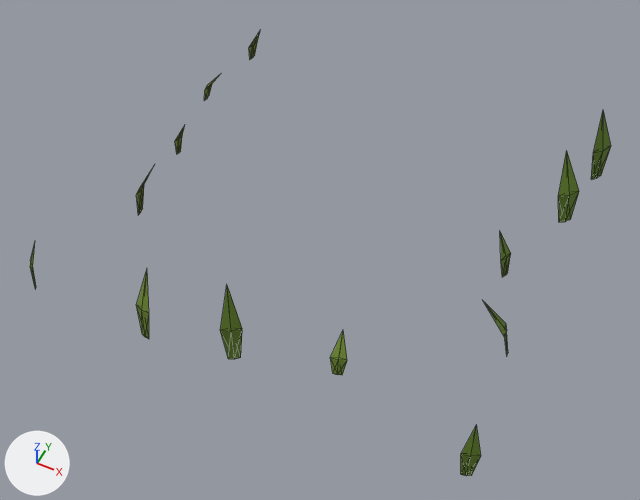
The glTF model assets/custom/models/tile_decorations/tile_grass_end_01.glb as it was, and as the next commit left it.
Camera for both pictures: a camera (50 mm lens) standing at (0.592, -1.3, 1.46) and looking at (0.003, -0.124, -0.011). The lights are fixed; the arrows at lower left show +X, +Y and +Z. The older version comes first. Mesh edges are drawn as thin lines. Vertices at exactly the same position are counted once.

The older version as bpy lines, for what is in view:
```python
me_tile_grass_end_01_mesh = bpy.data.meshes.new('tile_grass_end_01_mesh')
me_tile_grass_end_01_mesh.from_pydata(...)  # 117 vertices, 182 faces; spans x -0.5..0.5, y -0.5..0.443, z -0.006..0.175
me_tile_grass_end_01_mesh.materials.append(mat_tiledetails_grass)  # picture img_grass_palette
ob_tile_grass_end_01 = bpy.data.objects.new('tile_grass_end_01', me_tile_grass_end_01_mesh)
ob_tile_grass_end_01.location = (0.0, 0.0, 0.0)
```
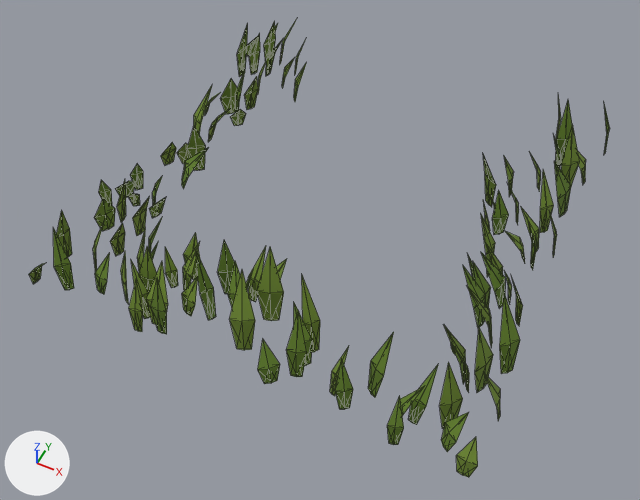
Boxes [x1, y1, x2, y2] around the edits, measured in the pictures (640 x 500 px; the box of a moved part takes in the faces that stretch with it):
'tile_grass_end_01', reshaped: before [30, 30, 611, 476]; after [29, 19, 610, 477]
part 1 of me_tile_grass_end_01_mesh, moved or reshaped: before [330, 331, 347, 375]; after [387, 396, 404, 445]
part 2 of me_tile_grass_end_01_mesh, moved or reshaped: before [136, 164, 155, 215]; after [131, 260, 150, 319]
part 3 of me_tile_grass_end_01_mesh, moved or reshaped: before [136, 270, 149, 339]; after [137, 227, 146, 272]
part 4 of me_tile_grass_end_01_mesh, moved or reshaped: before [500, 232, 511, 277]; after [229, 271, 255, 350]
part 5 of me_tile_grass_end_01_mesh, moved or reshaped: before [30, 243, 36, 289]; after [441, 412, 469, 452]
part 6 of me_tile_grass_end_01_mesh, moved or reshaped: before [483, 301, 508, 355]; after [302, 276, 320, 352]
part 7 of me_tile_grass_end_01_mesh, moved or reshaped: before [220, 285, 242, 359]; after [368, 332, 394, 397]
part 8 of me_tile_grass_end_01_mesh, moved or reshaped: before [175, 125, 185, 154]; after [53, 227, 74, 290]
part 9 of me_tile_grass_end_01_mesh, moved or reshaped: before [558, 150, 579, 222]; after [335, 358, 353, 409]
part 10 of me_tile_grass_end_01_mesh, added: after [508, 184, 519, 224]
part 11 of me_tile_grass_end_01_mesh, moved or reshaped: before [591, 110, 611, 179]; after [467, 252, 476, 282]
part 12 of me_tile_grass_end_01_mesh, moved or reshaped: before [249, 30, 261, 59]; after [504, 156, 514, 196]
part 13 of me_tile_grass_end_01_mesh, moved or reshaped: before [461, 424, 481, 476]; after [556, 94, 561, 140]
part 14 of me_tile_grass_end_01_mesh, deleted: before [204, 74, 220, 101]
part 15 of me_tile_grass_end_01_mesh, added: after [29, 19, 349, 396]
part 16 of me_tile_grass_end_01_mesh, added: after [400, 100, 610, 477]

The change, as a list of edits to the scene's bpy script:
```text
Change me_tile_grass_end_01_mesh:
    remove me_tile_grass_end_01_mesh.from_pydata(...)  # 117 vertices, 182 faces; spans x -0.5..0.5, y -0.5..0.443, z -0.006..0.175
    add me_tile_grass_end_01_mesh.from_pydata(...)  # 954 vertices, 1484 faces; spans x -0.5..0.5, y -0.5..0.487, z -0.006..0.175
    me_tile_grass_end_01_mesh part 1: the loose piece of 9 vertices spanning x 0.164..0.196, y -0.408..-0.358, z -0.006..0.077 is scaled about its middle by (0.908, 0.853, 1.21), then moved by (0.16, -0.096, 0.009)
    me_tile_grass_end_01_mesh part 2: the loose piece of 9 vertices spanning x -0.419..-0.353, y -0.225..-0.187, z -0.006..0.166 is multiplied about its middle by the matrix ((-0.537, -0.538, -0.015), (0.537, -0.537, 0.012), (-0.019, -0.002, 0.76)), then moved by (0.138, -0.232, -0.021)
    me_tile_grass_end_01_mesh part 3: the loose piece of 9 vertices spanning x -0.222..-0.187, y -0.5..-0.459, z -0.006..0.173 is multiplied about its middle by the matrix ((0.887, 0.389, -0.011), (-0.389, 0.887, -0.016), (0.004, 0.019, 0.969)), then moved by (-0.072, 0.099, -0.002)
    me_tile_grass_end_01_mesh part 4: the loose piece of 9 vertices spanning x 0.361..0.398, y -0.025..0.005, z -0.006..0.106 is multiplied about its middle by the matrix ((1.127, 1.107, -0.016), (-1.107, 1.127, 0.037), (0.038, -0.015, 1.579)), then moved by (-0.405, -0.403, 0.031)
    me_tile_grass_end_01_mesh part 5: the loose piece of 9 vertices spanning x -0.5..-0.47, y -0.5..-0.47, z -0.006..0.129 is scaled about its middle by (1.22, 1.22, 0.726), then moved by (0.921, 0.034, -0.019)
    me_tile_grass_end_01_mesh part 6: the loose piece of 9 vertices spanning x 0.397..0.467, y -0.228..-0.194, z -0.006..0.148 is multiplied about its middle by the matrix ((0.535, 0.915, 0.016), (-0.915, 0.535, -0.015), (-0.021, -0.006, 1.06)), then moved by (-0.336, -0.139, 0.005)
    me_tile_grass_end_01_mesh part 7: the loose piece of 9 vertices spanning x -0.041..-0.004, y -0.47..-0.426, z -0.006..0.175 is turned -62.3 degrees about the z axis through its middle and scaled by 0.944, then moved by (0.294, 0.043, -0.005)
    me_tile_grass_end_01_mesh part 8: the loose piece of 9 vertices spanning x -0.45..-0.41, y -0.01..0.016, z -0.006..0.104 is multiplied about its middle by the matrix ((-1.012, -0.831, 0.019), (0.831, -1.012, -0.023), (0.029, -0.005, 1.31)), then moved by (-0.008, -0.453, 0.018)
    me_tile_grass_end_01_mesh part 9: the loose piece of 9 vertices spanning x 0.421..0.475, y 0.191..0.246, z -0.006..0.157 is turned -7.2 degrees about the z axis through its middle and scaled by 0.662, then moved by (-0.229, -0.675, -0.028)
    me_tile_grass_end_01_mesh part 10: the loose piece of 9 vertices spanning x 0.361..0.398, y -0.025..0.005, z -0.006..0.106 is copied, and the copy is turned 50.3 degrees about the z axis through its middle and scaled by 1.14, then moved by (-0.026, 0.15, 0.008); it spans x 0.33..0.373, y 0.13..0.164, z -0.006..0.121
    me_tile_grass_end_01_mesh part 11: the loose piece of 9 vertices spanning x 0.459..0.5, y 0.359..0.402, z -0.006..0.174 is turned 50.4 degrees about the z axis through its middle and scaled by 0.802, then moved by (-0.129, -0.494, -0.018)
    me_tile_grass_end_01_mesh part 12: the loose piece of 9 vertices spanning x -0.48..-0.443, y 0.402..0.443, z -0.006..0.099 is multiplied about its middle by the matrix ((-1.011, 0.194, 0.034), (-0.194, -1.011, 0.002), (0.033, -0.004, 1.029)), then moved by (0.771, -0.193, 0.002)
    me_tile_grass_end_01_mesh part 13: the loose piece of 9 vertices spanning x 0.467..0.5, y -0.5..-0.478, z -0.006..0.137 is multiplied about its middle by the matrix ((0.047, -1.009, -0.023), (1.009, 0.048, -0.007), (0.008, -0.023, 1.01)), then moved by (-0.126, 0.956, 0.0)
    me_tile_grass_end_01_mesh part 14: the loose piece of 9 vertices spanning x -0.5..-0.444, y 0.195..0.241, z -0.006..0.092 is deleted
    me_tile_grass_end_01_mesh part 15: 531 vertices added at x -0.5..0.208, y -0.5..0.487, z -0.006..0.173
    me_tile_grass_end_01_mesh part 16: 306 vertices added at x 0.265..0.5, y -0.5..0.484, z -0.006..0.175
```
